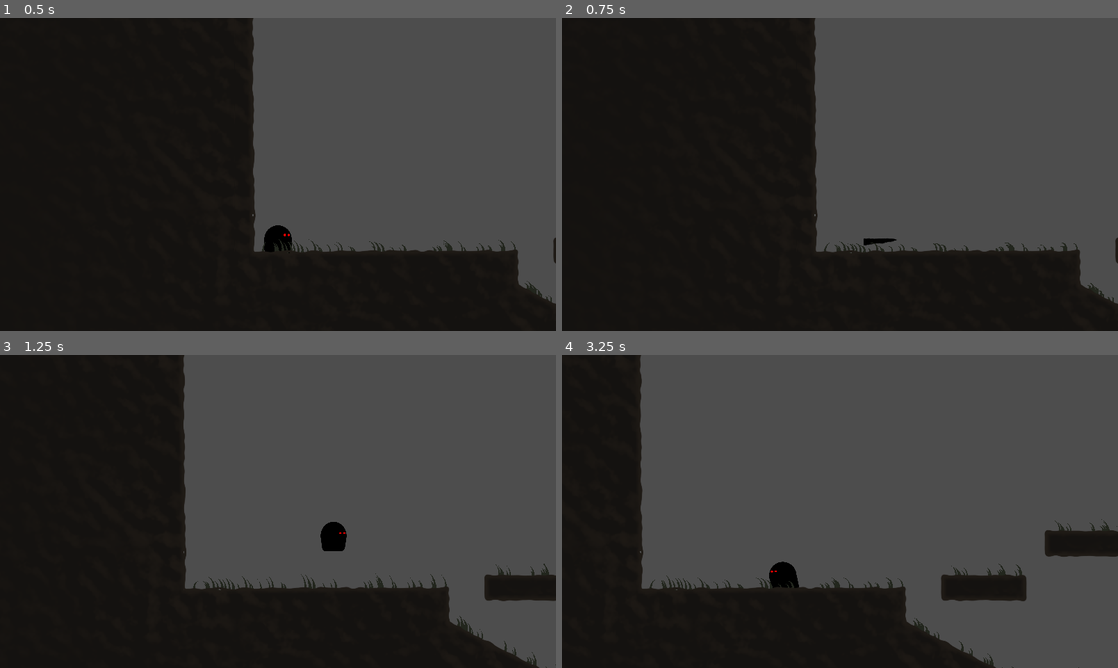
Above: before the commit, frames 1-4 (two rows, left to right).
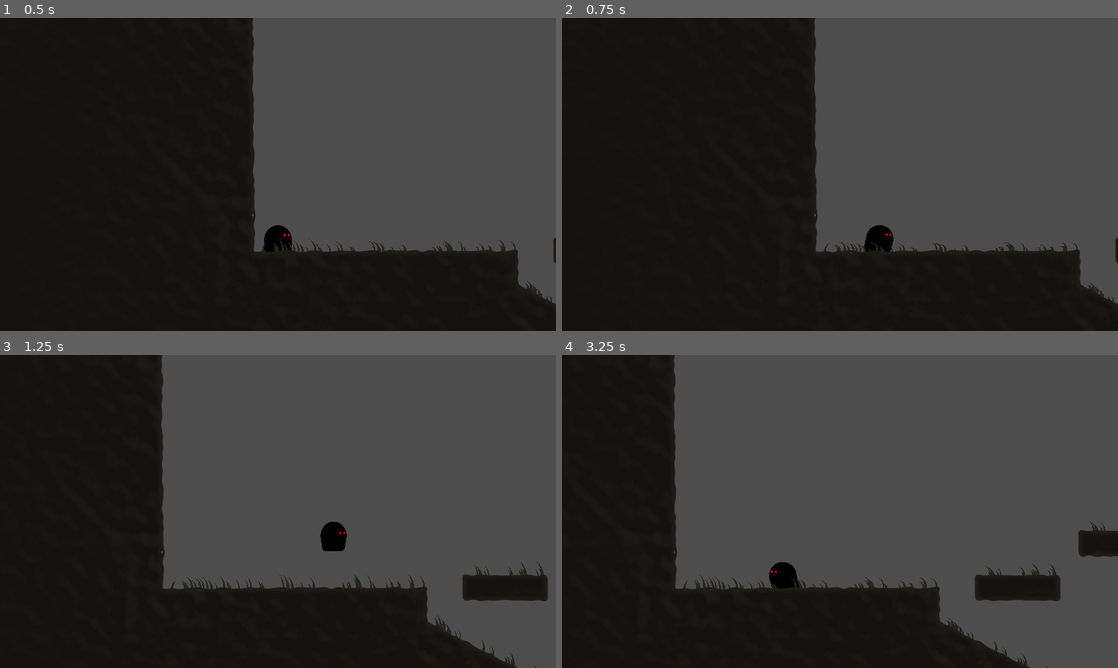
Above: after the commit, the same moments.

Repository: atiixx/piratesoftware_gamejam15
Game: Godot game, scene res://levels/level_1.tscn
Two runs of this game, one before a commit and one after it. Both use one fixed random seed, a clock stepped at 60 frames per second and the inputs below. This scene is started directly instead of the project's main scene.
Inputs (mouse positions are in pixels of both pictures, inside the frame that each line leads up to):
- Up to frame 1 (0.5 s): no input
- Up to frame 2 (0.75 s): move the mouse to (812, 237) at 0.52 s; press the mouse at (812, 237) at 0.53 s; hold D (right) from 0.53 s (still down)
- Up to frame 3 (1.25 s): keep holding D (right); tap Space (jump) at 0.77, 0.8, 1.07 s
- Up to frame 4 (3.25 s): move the mouse to (1006, 558) at 1.27 s; release the mouse at (1006, 558) at 1.28 s; tap Space (jump) at 1.35, 1.52, 1.82, 2.3, 3.02 s; click (1006, 558) at 1.55 s; move the mouse to (673, 464) at 2.02 s; release D (right) at 2.03 s; press the mouse at (673, 464) at 2.03 s; hold A (left) from 2.03 s (still down); move the mouse to (867, 511) at 2.77 s; release the mouse at (867, 511) at 2.78 s; click (867, 511) at 2.85 s

Frame 1 is identical in both runs. In frame 2, 0.3% of the frame differs, in the area x 54-61%, y 66-75%; in frame 3, 5.0%; in frame 4, 8.2%, in the area x 14-100%, y 0-100%.
Error in both runs: Invalid assignment of property or key 'state_machine' with value of type 'Node (ModeStateMachine)' on a base object of type 'Node (BasicModeState.gd)'. (res://…

Commit message:
feat: added hit effect sound
added hit effect sound to attack action

Diff:
--- a/project.godot
+++ b/project.godot
@@ -63,6 +63,39 @@
 , Object(InputEventJoypadButton,"resource_local_to_scene":false,"resource_name":"","device":-1,"button_index":2,"pressure":0.0,"pressed":false,"script":null)
 ]
 }
+"Switch Mode"={
+"deadzone": 0.5,
+"events": [Object(InputEventKey,"resource_local_to_scene":false,"resource_name":"","device":-1,"window_id":0,"alt_pressed":false,"shift_pressed":false,"ctrl_pressed":false,"meta_pressed":false,"pressed":false,"keycode":0,"physical_keycode":69,"key_label":0,"unicode":101,"echo":false,"script":null)
+, Object(InputEventJoypadButton,"resource_local_to_scene":false,"resource_name":"","device":-1,"button_index":3,"pressure":0.0,"pressed":false,"script":null)
+]
+}
+"Controller Aim Left"={
+"deadzone": 0.1,
+"events": [Object(InputEventJoypadMotion,"resource_local_to_scene":false,"resource_name":"","device":-1,"axis":2,"axis_value":-1.0,"script":null)
+]
+}
+"Controller Aim Right"={
+"deadzone": 0.1,
+"events": [Object(InputEventJoypadMotion,"resource_local_to_scene":false,"resource_name":"","device":-1,"axis":2,"axis_value":1.0,"script":null)
+]
+}
+"Controller Aim Up"={
+"deadzone": 0.1,
+"events": [Object(InputEventJoypadMotion,"resource_local_to_scene":false,"resource_name":"","device":-1,"axis":3,"axis_value":-1.0,"script":null)
+]
+}
+"Controller Aim Down"={
+"deadzone": 0.1,
+"events": [Object(InputEventJoypadMotion,"resource_local_to_scene":false,"resource_name":"","device":-1,"axis":3,"axis_value":1.0,"script":null)
+]
+}
+
+[layer_names]
+
+2d_physics/layer_1="walls"
+2d_physics/layer_2="player"
+2d_physics/layer_3="enemies"
+2d_physics/layer_4="attacks"
 
 [rendering]
 
--- a/scenes/test_area.tscn
+++ b/scenes/test_area.tscn
@@ -1,9 +1,10 @@
-[gd_scene load_steps=14 format=3 uid="uid://dwnqr56buo87y"]
+[gd_scene load_steps=15 format=3 uid="uid://dwnqr56buo87y"]
 
 [ext_resource type="Texture2D" uid="uid://clhkxk2kg33i3" path="res://art/2d_lights_and_shadows_neutral_point_light.webp" id="1_mdrwf"]
 [ext_resource type="PackedScene" uid="uid://6n2wgches1ia" path="res://scenes/player/player.tscn" id="1_vnexx"]
 [ext_resource type="Texture2D" uid="uid://dorrmsbd0vg42" path="res://icon.svg" id="2_dl6bu"]
 [ext_resource type="AudioStream" uid="uid://dyncm577jbe4u" path="res://music/OrganTest2.wav" id="4_j6lto"]
+[ext_resource type="AudioStream" uid="uid://dv8ntqgsyas30" path="res://audio/HitEffect.mp3" id="4_ns2tp"]
 
 [sub_resource type="QuadMesh" id="QuadMesh_uqggf"]
 
@@ -289,7 +290,9 @@
 
 [node name="Player" parent="." instance=ExtResource("1_vnexx")]
 position = Vector2(2402, 504)
-jump_speed = -1000.0
+
+[node name="AudioStreamPlayer2D" type="AudioStreamPlayer2D" parent="Player"]
+stream = ExtResource("4_ns2tp")
 
 [node name="AudioStreamPlayer" type="AudioStreamPlayer" parent="."]
 stream = ExtResource("4_j6lto")
--- a/scripts/player/player.gd
+++ b/scripts/player/player.gd
@@ -1,5 +1,7 @@
 extends CharacterBody2D
 class_name Player
+
+var punch_sound = preload("res://audio/HitEffect.mp3")
 
 @export var speed = 400.0
 @export var jump_speed = -700.0
@@ -42,6 +44,8 @@
 
 func _process(delta):
 	if can_attack:
+		if(Input.is_action_pressed("Attack")):
+			$AudioStreamPlayer2D.play()
 		if(Input.is_action_pressed("Attack") and Input.is_action_pressed("down") and !is_on_floor()):
 			can_attack = false
 			anim_tree_playback.travel("DownAttack")
Not shown, added: audio/HitEffect.mp3.import
Not shown, added: audio/HitEffect.mp3
